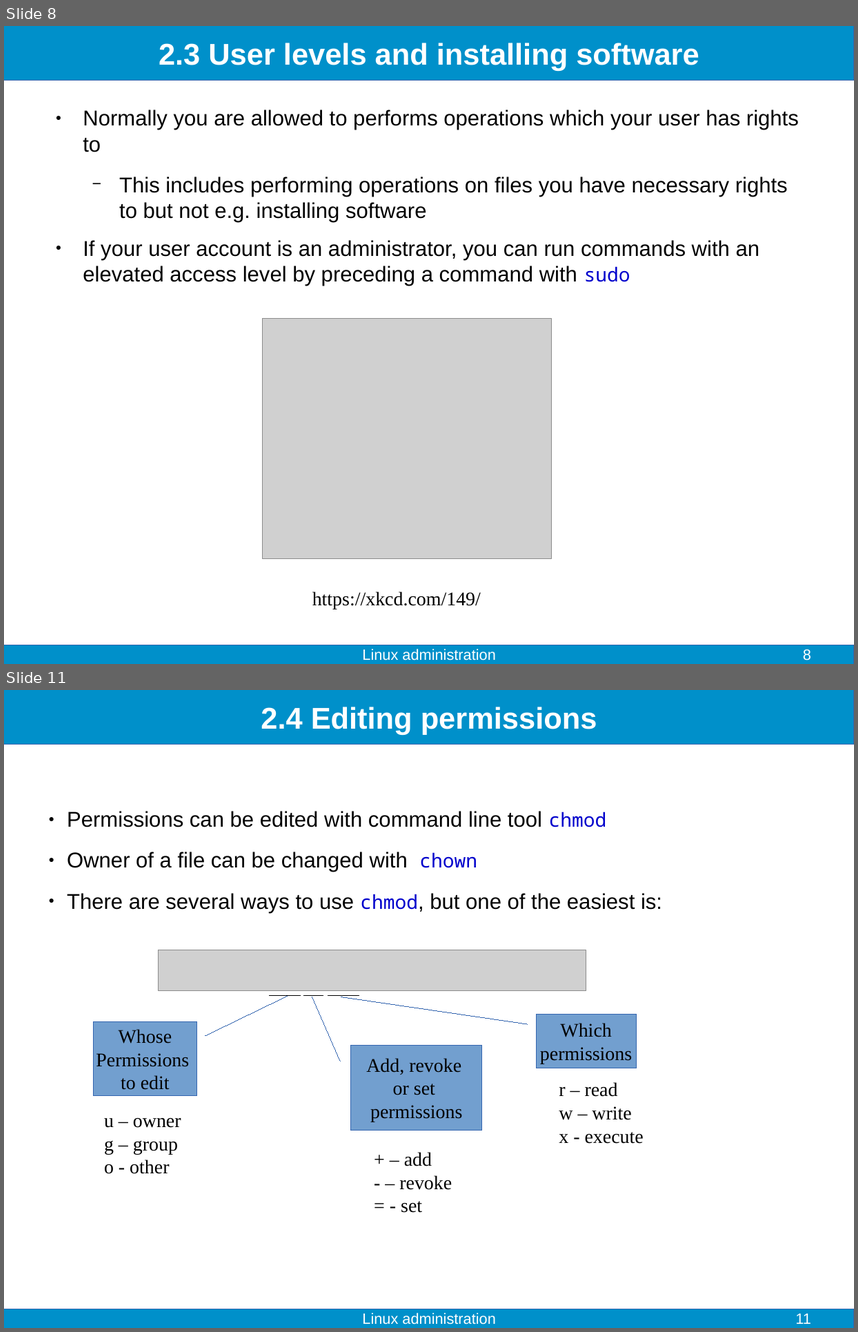
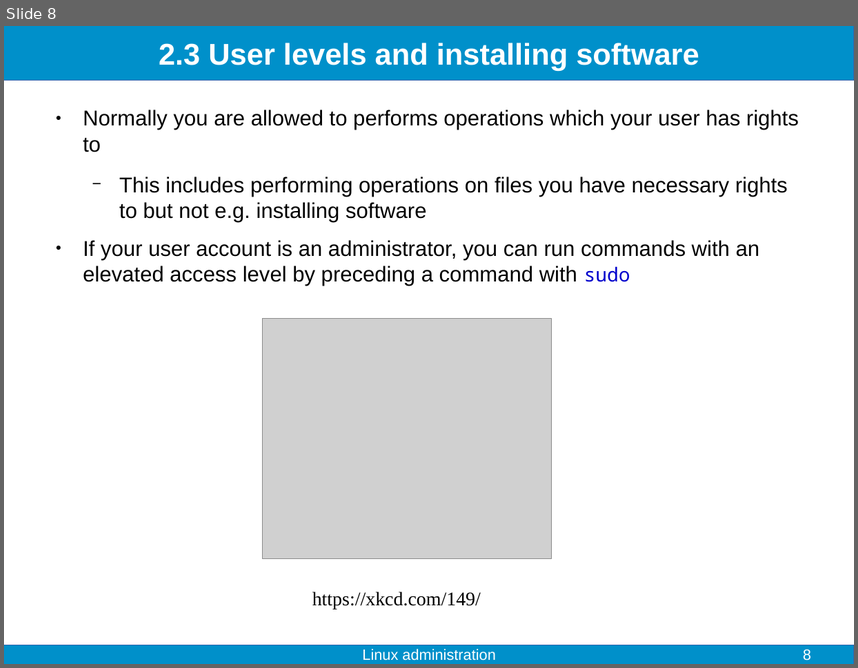
Before and after one commit to fjelltopp/training, a slide deck: linux_administration/linux_administration.odp. Shown one above the other, each under a label of ours: slides 8 and 11 before the commit, slide 8 after it; the slides between them are not shown. The pictures are 858x1332 and 858x668 pixels, drawn with LibreOffice and Linux fonts; fonts in the diff are those of the drawing; grey boxes stand for pictures. Boxes give left, top, right and bottom in pixels: in the first picture for what was removed or moved away, otherwise in the second. Text is boxed around its words. In the diff, an @@ line names an element or a change of style, - is before the commit and + after.

```diff
--- a/linux_administration/linux_administration.odp
+++ b/linux_administration/linux_administration.odp
@@ slide 11 removed at [4,690,854,1328], background #FFFFFF; not listed: 2 template elements that a slide beside it also shows @@
@@ title removed at [261,707,597,735] @@
-2.4 Editing permissions
@@ text removed at [67,811,662,913] @@
-● Permissions can be edited with command line tool chmod
-● Owner of a file can be changed with chown
-● There are several ways to use chmod, but one of the easiest is:
@@ picture removed at [159,950,586,991] @@
@@ line removed from (270, 996) to (300, 996) @@
@@ line removed from (303, 996) to (323, 996) @@
@@ line removed from (328, 996) to (359, 996) @@
@@ border callout removed at [536,1014,637,1068] @@
-Which
-permissions
@@ border callout removed at [94,1022,197,1096] @@
-Whose
-Permissions
-to edit
@@ border callout removed at [351,1045,482,1130] @@
-Add, revoke
-or set
-permissions
@@ text removed at [559,1082,644,1143] @@
-r – read
-w – write
-x - execute
@@ text removed at [104,1118,181,1174] @@
-u – owner
-g – group
-o - other
@@ text removed at [399,1152,452,1212] @@
-+ – add
-- – revoke
-= - set
@@ text removed at [362,1312,495,1324] @@
-Linux administration
@@ page number removed at [795,1313,811,1323] @@
-11
```
Also in this commit, not shown: 3 slides changed, 2 slides added, 1 other slide removed, 5 other files.
